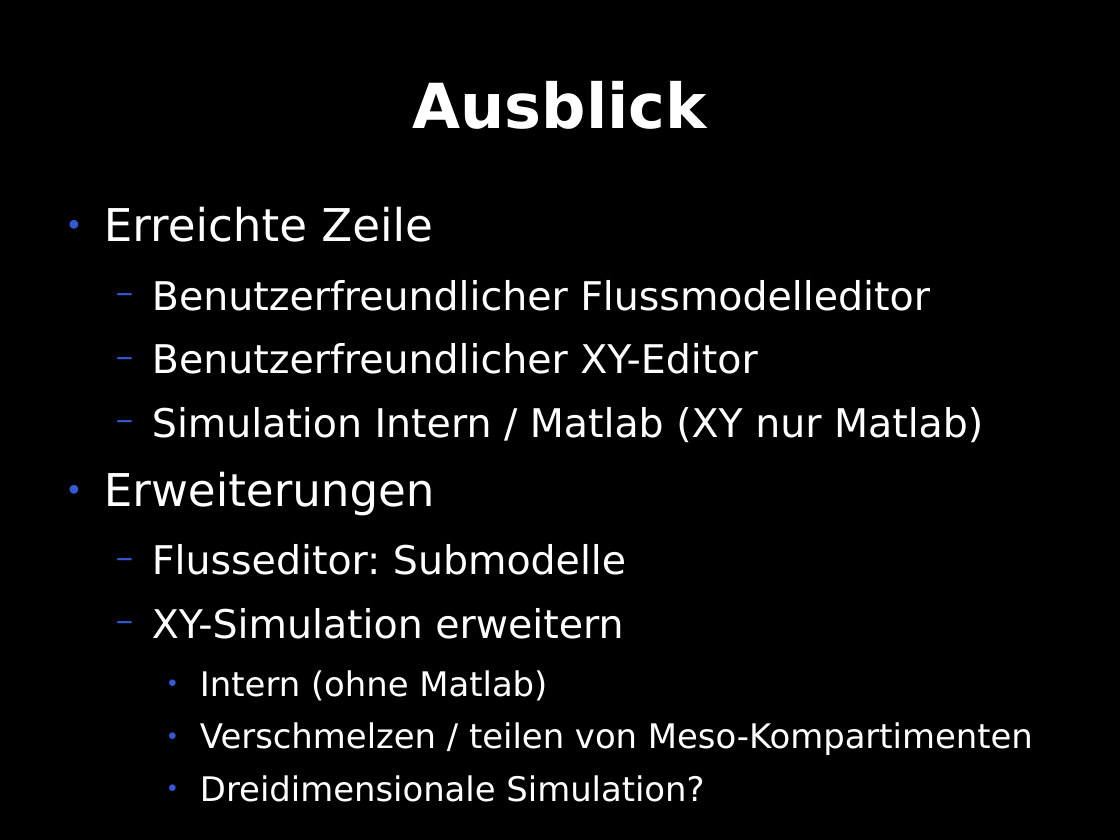
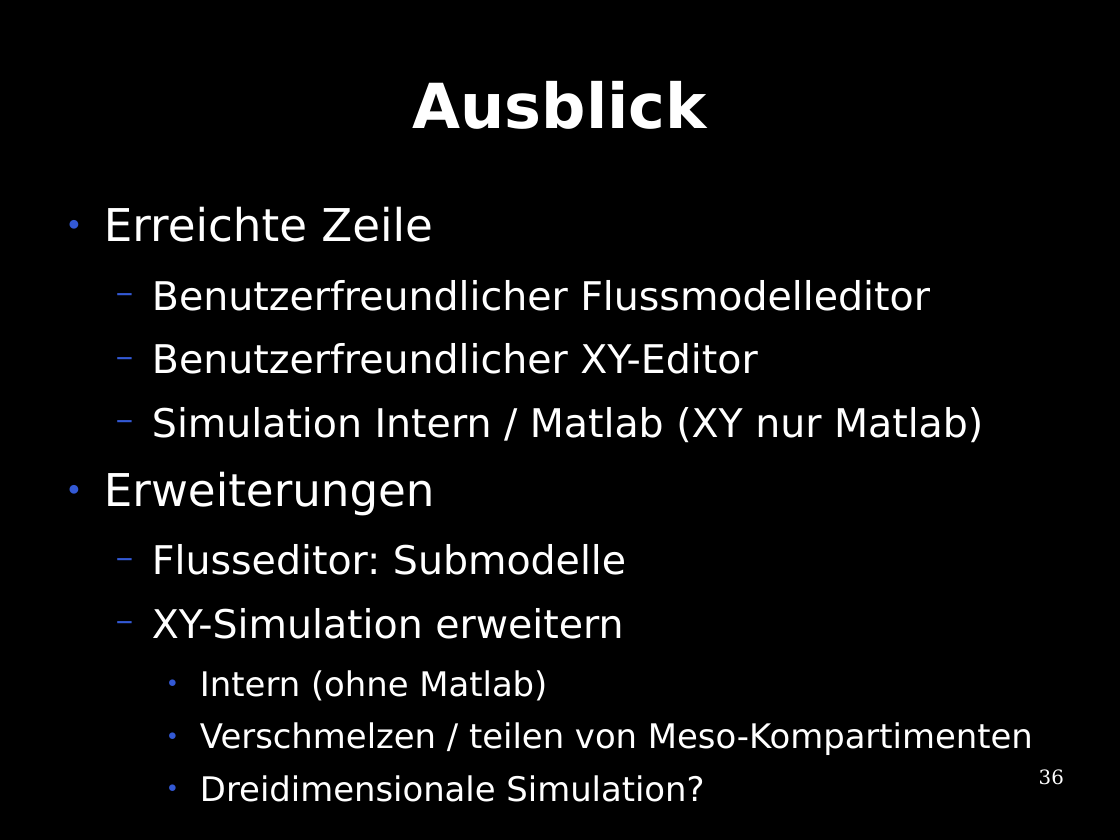
Before and after one commit to te-bachi/SimulationDoc, a slide deck: slide 36 of praesentation/Praesentation.odp. Drawn at 1120x840 pixels with LibreOffice and Linux fonts; fonts in the diff are those of the drawing. Boxes give left, top, right and bottom in pixels: in the first picture for what was removed or moved away, otherwise in the second. Text is boxed around its words. In the diff, an @@ line names an element or a change of style, - is before the commit and + after.

Commit message:
Präsentation

```diff
--- a/praesentation/Praesentation.odp
+++ b/praesentation/Praesentation.odp
@@ page number added at (1039, 769, 1064, 785), 14 pt, text #FFFFFF @@
+36
```
Also in this commit, not shown: 2 other slides changed.
